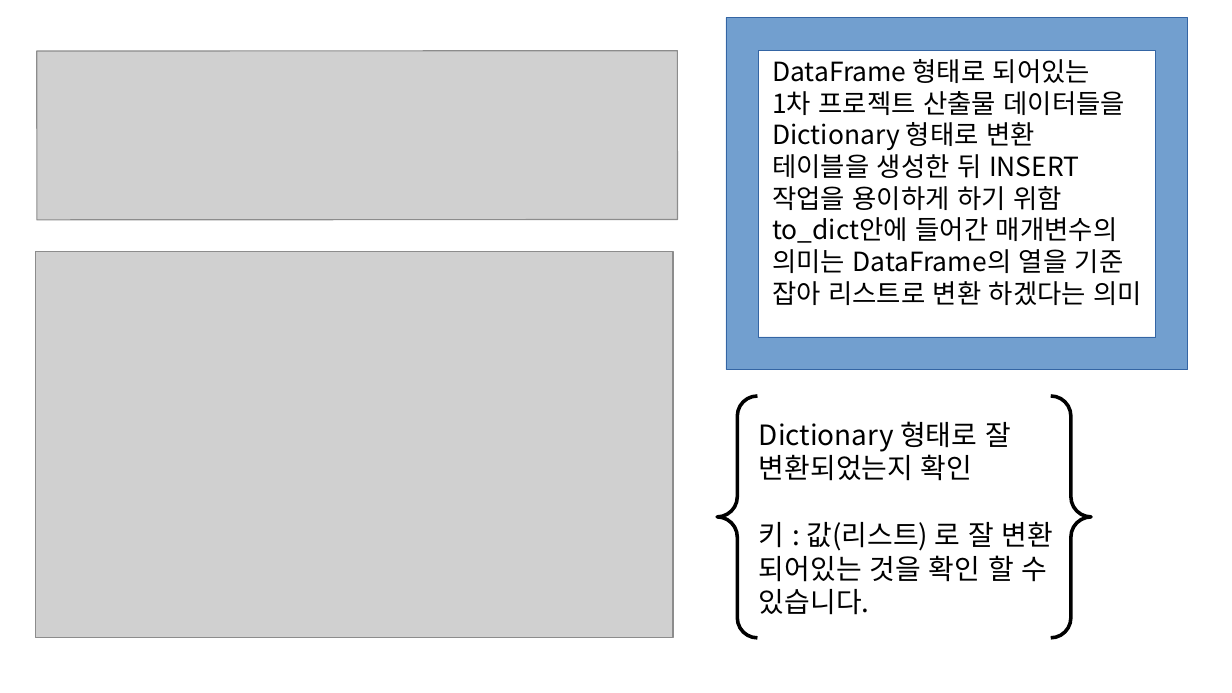
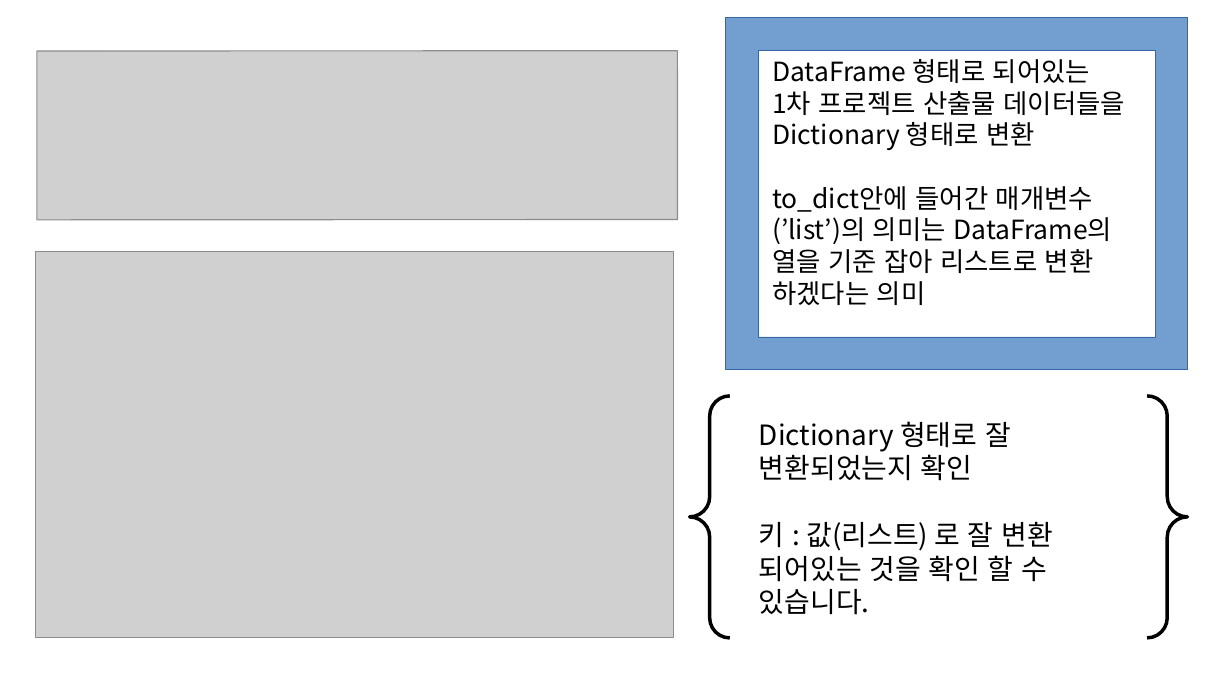
Before and after one commit to deardeer123/workspace_sts, a slide deck: slide 7 of python_study/project_python/파이썬_프로젝트2/파이선발표.pptx (slide 6 before the commit). Drawn at 1232x693 pixels with LibreOffice and Linux fonts; fonts in the diff are those of the drawing; grey boxes stand for pictures. Boxes give left, top, right and bottom in pixels: in the first picture for what was removed or moved away, otherwise in the second. Text is boxed around its words. In the diff, an @@ line names an element or a change of style, - is before the commit and + after.

```diff
--- a/python_study/project_python/파이썬_프로젝트2/파이선발표.pptx
+++ b/python_study/project_python/파이썬_프로젝트2/파이선발표.pptx
@@ text at box(772, 186, 1112, 305): text changed @@
-테이블을 생성한 뒤 INSERT 작업을 용이하게 하기 위함
-to_dict안에 들어간 매개변수의 의미는 DataFrame의 열을 기준 잡아 리스트로 변환 하겠다는 의미
+to_dict안에 들어간 매개변수
+(’list’)의 의미는 DataFrame의 열을 기준 잡아 리스트로 변환 하겠다는 의미
@@ brace pair: place and size @@
-brace pair at box(718, 396, 1092, 637)
+brace pair at box(690, 396, 1188, 638)
@@ brace pair at box(690, 396, 1188, 638): outline #000000 2.3 pt to #000000 2.25 pt @@
```
Also in this commit, not shown: 10 other slides changed, 4 slides added, 3 slides removed, 15 other files.
